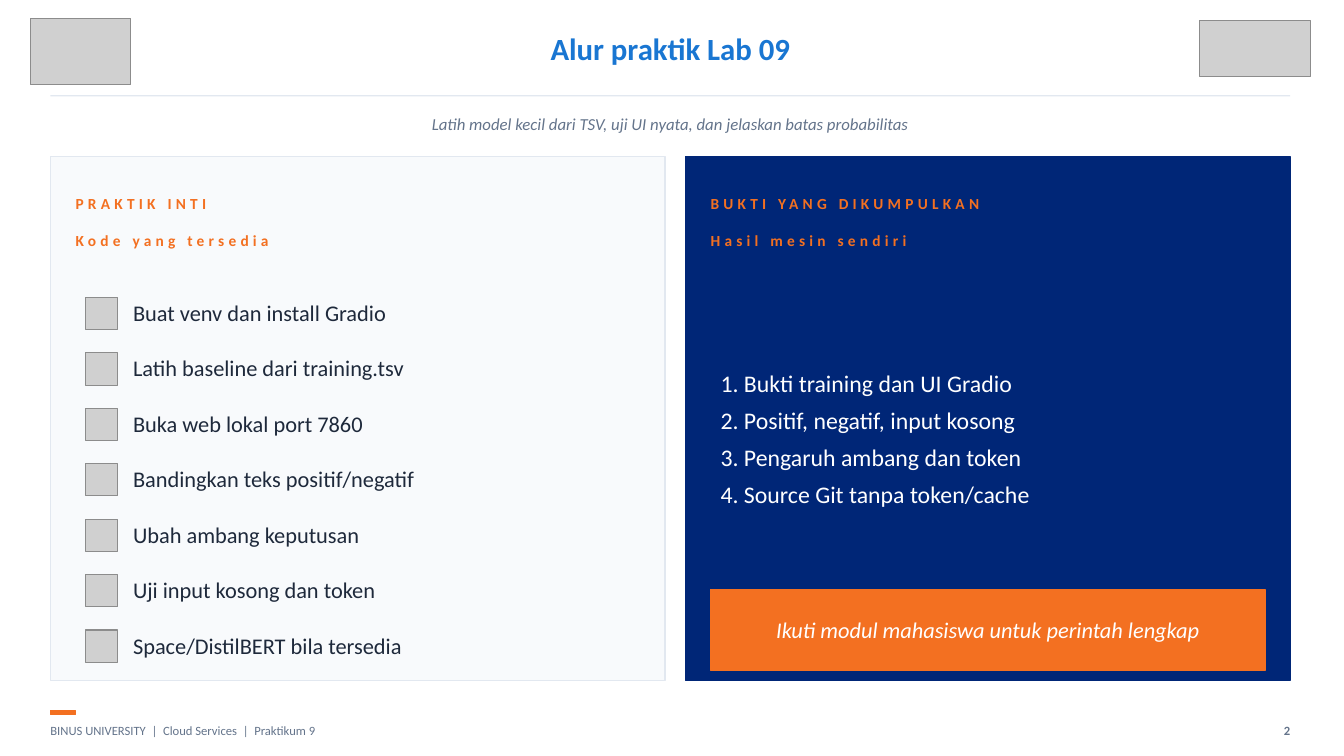
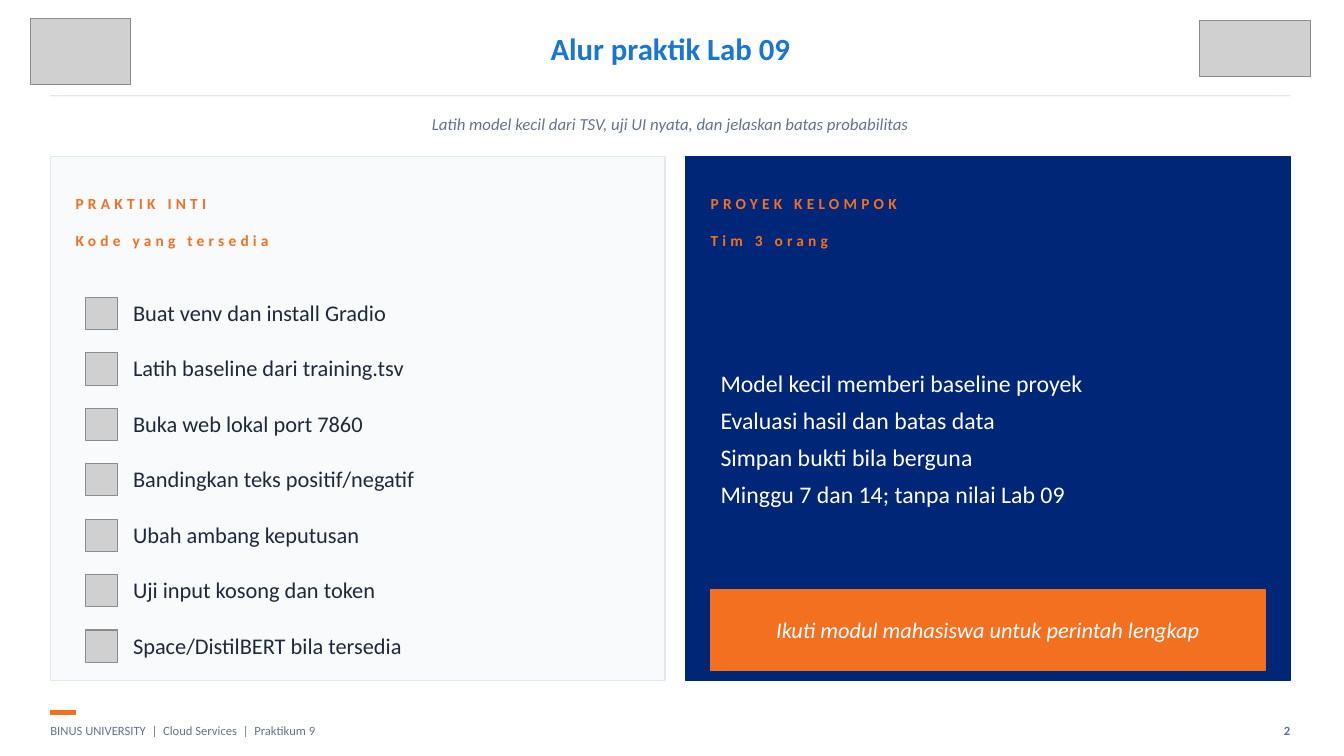
Before and after one commit to SeedFlora/meet9CloudService, a slide deck: slide 2 of slides/LAB09_Gradio_Sentiment_Bukti_Live.pptx. Drawn at 1344x756 pixels with LibreOffice and Linux fonts; fonts in the diff are those of the drawing; grey boxes stand for pictures. Boxes give left, top, right and bottom in pixels: in the first picture for what was removed or moved away, otherwise in the second. Text is boxed around its words. In the diff, an @@ line names an element or a change of style, - is before the commit and + after.

Commit message:
Align Lab 09 with group project and publish revised theory/practical slides

```diff
--- a/slides/LAB09_Gradio_Sentiment_Bukti_Live.pptx
+++ b/slides/LAB09_Gradio_Sentiment_Bukti_Live.pptx
@@ text at (711,199,897,249): text changed @@
-BUKTI YANG DIKUMPULKAN
-Hasil mesin sendiri
+PROYEK KELOMPOK
+Tim 3 orang
@@ text at (721,375,1082,507): text changed @@
-1. Bukti training dan UI Gradio
-2. Positif, negatif, input kosong
-3. Pengaruh ambang dan token
-4. Source Git tanpa token/cache
+Model kecil memberi baseline proyek
+Evaluasi hasil dan batas data
+Simpan bukti bila berguna
+Minggu 7 dan 14; tanpa nilai Lab 09
```
Also in this commit, not shown: 8 other files.
